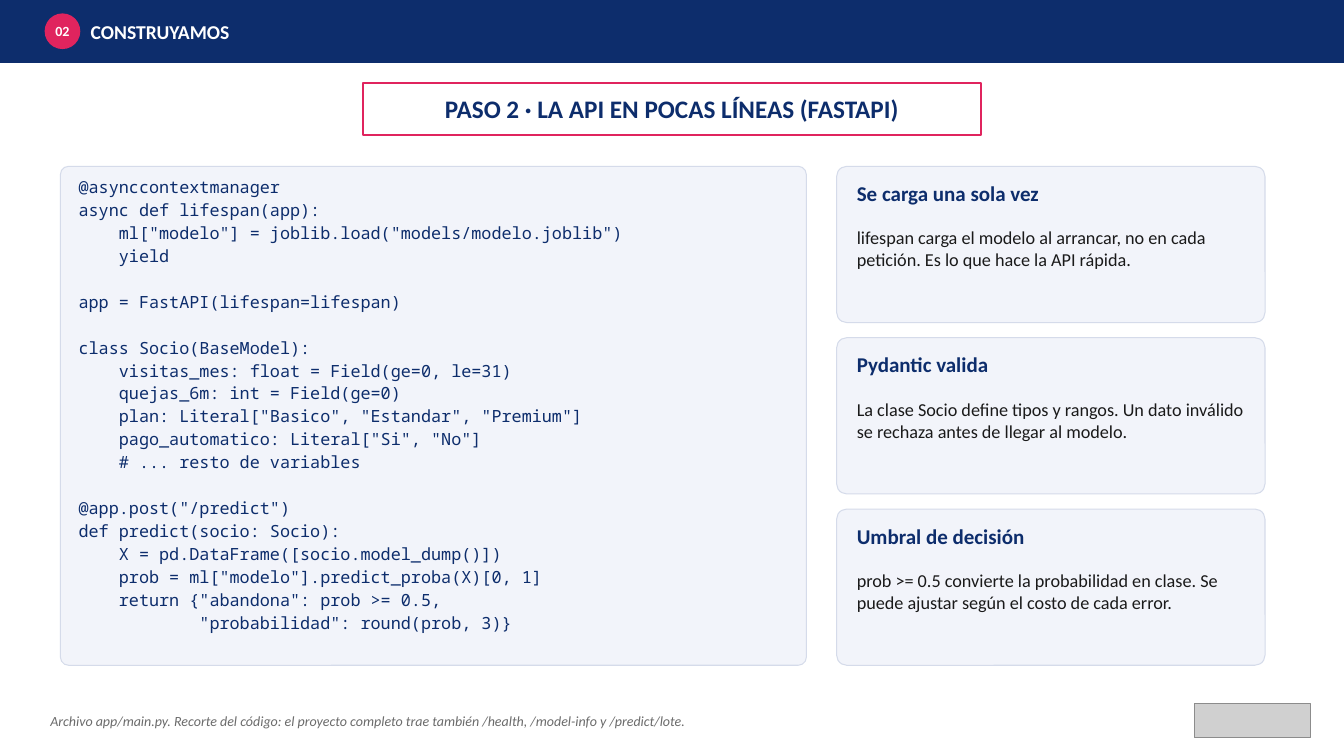
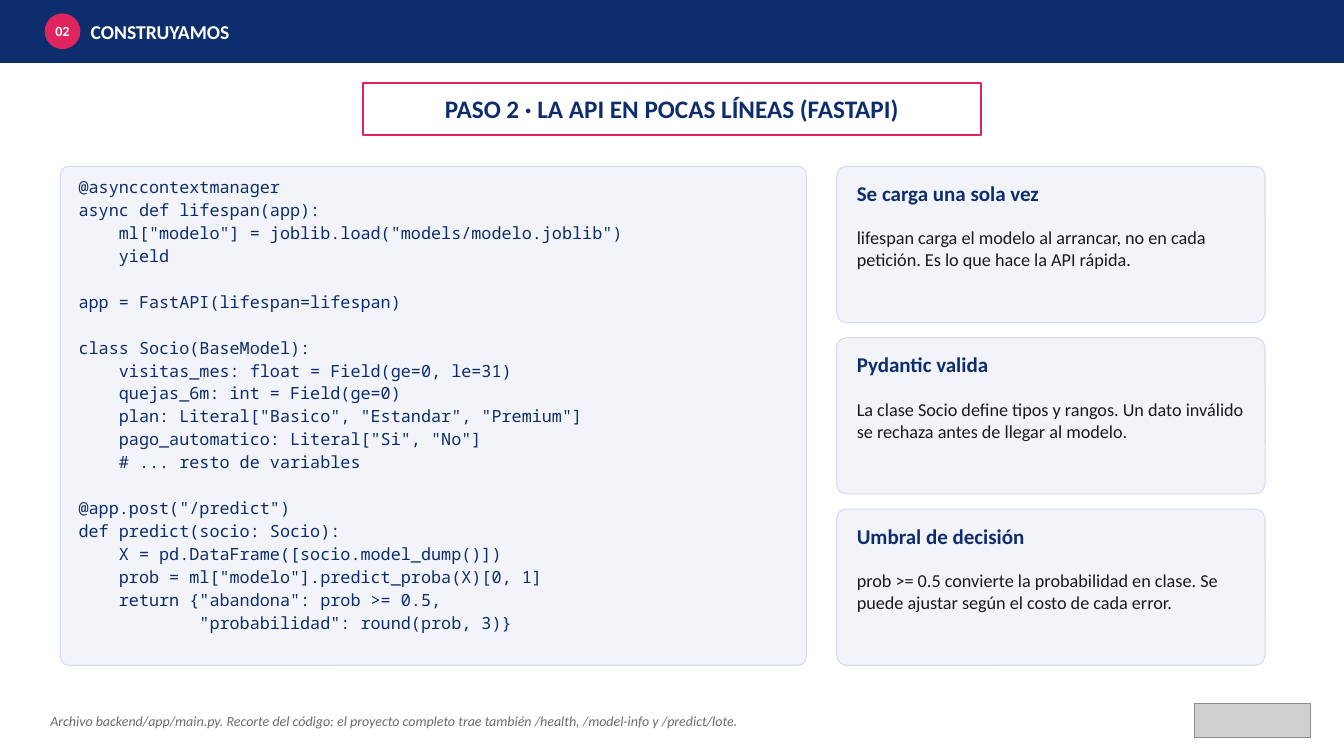
Before and after one commit to jeanpier22/Diseno-de-Soluciones-de-Inteligencia-Artificial, a slide deck: slide 6 of Sesion6_Del_Modelo_a_la_API.pptx. Drawn at 1344x756 pixels with LibreOffice and Linux fonts; fonts in the diff are those of the drawing; grey boxes stand for pictures. Boxes give left, top, right and bottom in pixels: in the first picture for what was removed or moved away, otherwise in the second. Text is boxed around its words. In the diff, an @@ line names an element or a change of style, - is before the commit and + after.

```diff
--- a/Sesion6_Del_Modelo_a_la_API.pptx
+++ b/Sesion6_Del_Modelo_a_la_API.pptx
@@ text at <box>50,716,737,729</box>: text changed @@
-Archivo app/main.py. Recorte del código: el proyecto completo trae también /health, /model-info y /predict/lote.
+Archivo backend/app/main.py. Recorte del código: el proyecto completo trae también /health, /model-info y /predict/lote.
```
Also in this commit, not shown: 5 other slides changed, 4 other files.
